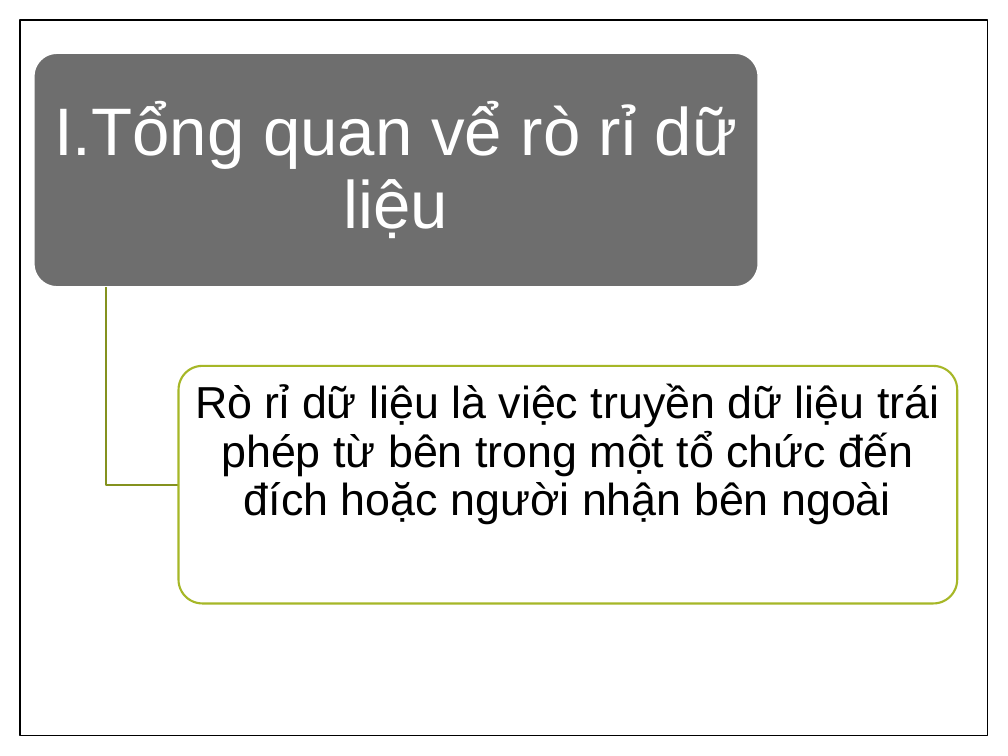
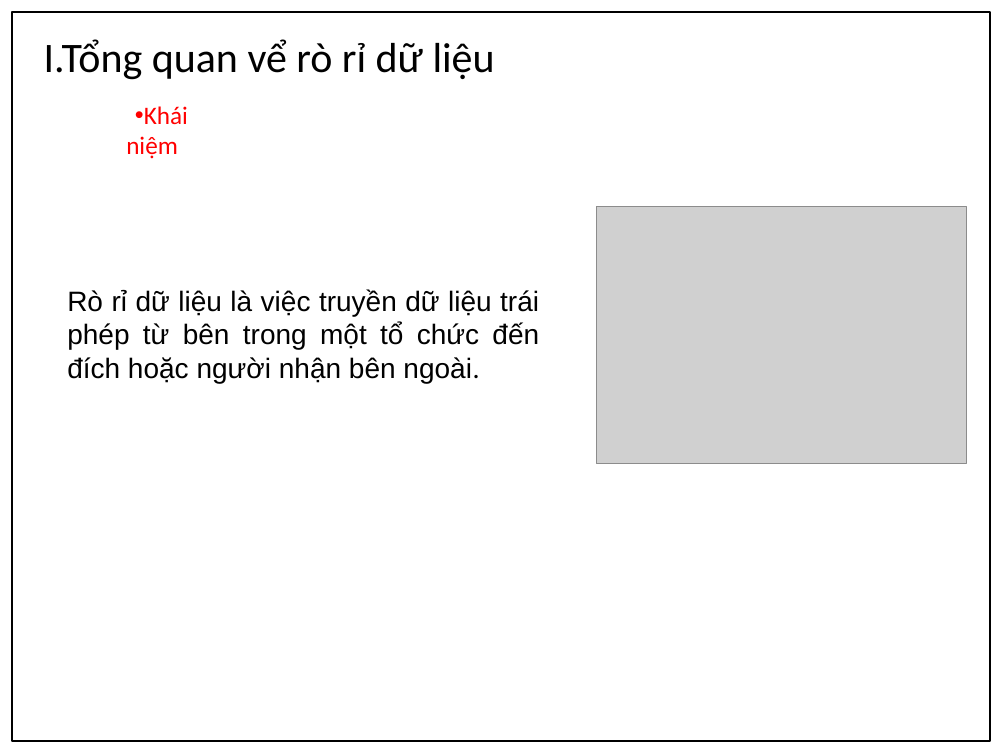
Before and after one commit to apkadmin/doan, a slide deck: slide 5 of Kỹ-thuật-khai-thác-giao-thức-Network-Time.pptx. Drawn at 1008x756 pixels with LibreOffice and Linux fonts; fonts in the diff are those of the drawing; grey boxes stand for pictures; background and template pictures are left out. Boxes give left, top, right and bottom in pixels: in the first picture for what was removed or moved away, otherwise in the second. Text is boxed around its words. In the diff, an @@ line names an element or a change of style, - is before the commit and + after.

```diff
--- a/Kỹ-thuật-khai-thác-giao-thức-Network-Time.pptx
+++ b/Kỹ-thuật-khai-thác-giao-thức-Network-Time.pptx
@@ rectangle added at (12, 12, 990, 741), outline #000000 1.5 pt @@
@@ rectangle removed at (20, 20, 988, 736) @@
@@ text "I.Tổng quan vể rò rỉ ...": place and size @@
-text "I.Tổng quan vể rò rỉ ..." at (54, 102, 737, 238)
+text "I.Tổng quan vể rò rỉ ..." at (44, 39, 495, 80)
@@ text "I.Tổng quan vể rò rỉ ..." at (44, 39, 495, 80): size 48 to 30 pt, font Arial to Calibri, text colour #FFFFFF to #000000; alignment centre to left; line spacing 0.9 to 1; less space between paragraphs; vertical alignment middle to top @@
@@ rounded rectangle removed at (33, 53, 758, 287) @@
@@ text added at (126, 106, 188, 159), 18 pt, text #FF0000 @@
+• Khái niệm
@@ picture added at (597, 206, 967, 464) @@
@@ text "Rò rỉ dữ liệu là ..." at (67, 289, 539, 383): vertical alignment middle to top @@
@@ text at (67, 289, 539, 383): text changed; size 32 to 20 pt @@
-Rò rỉ dữ liệu là việc truyền dữ liệu trái phép từ bên trong một tổ chức đến đích hoặc người nhận bên ngoài
+Rò rỉ dữ liệu là việc truyền dữ liệu trái phép từ bên trong một tổ chức đến đích hoặc người nhận bên ngoài.
@@ freeform shape removed at (106, 287, 178, 485) @@
@@ rounded rectangle removed at (178, 366, 957, 604) @@
```
Also in this commit, not shown: 5 other slides changed, 4 slides added, 2 slides removed, 39 other files.
